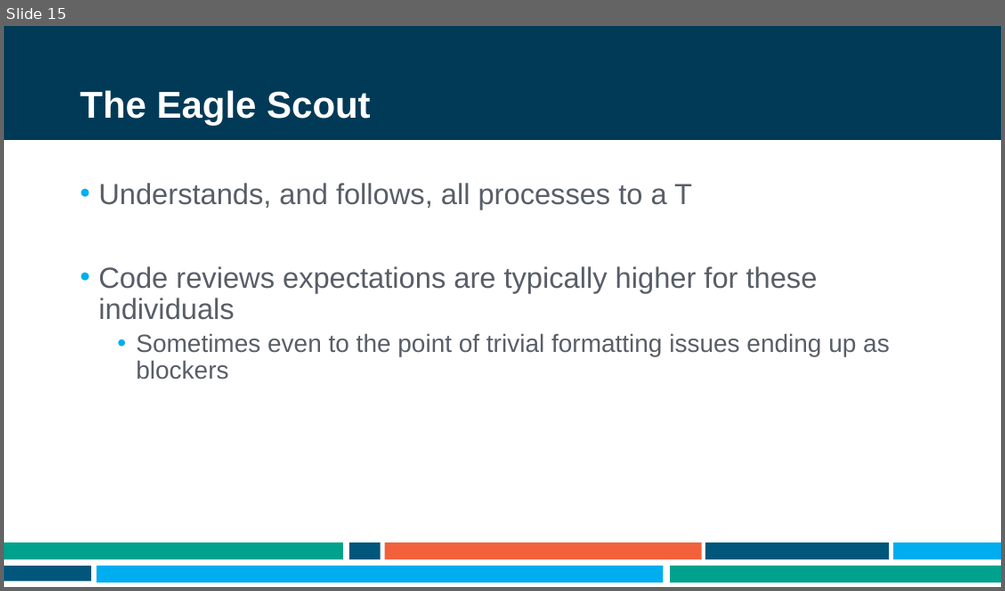
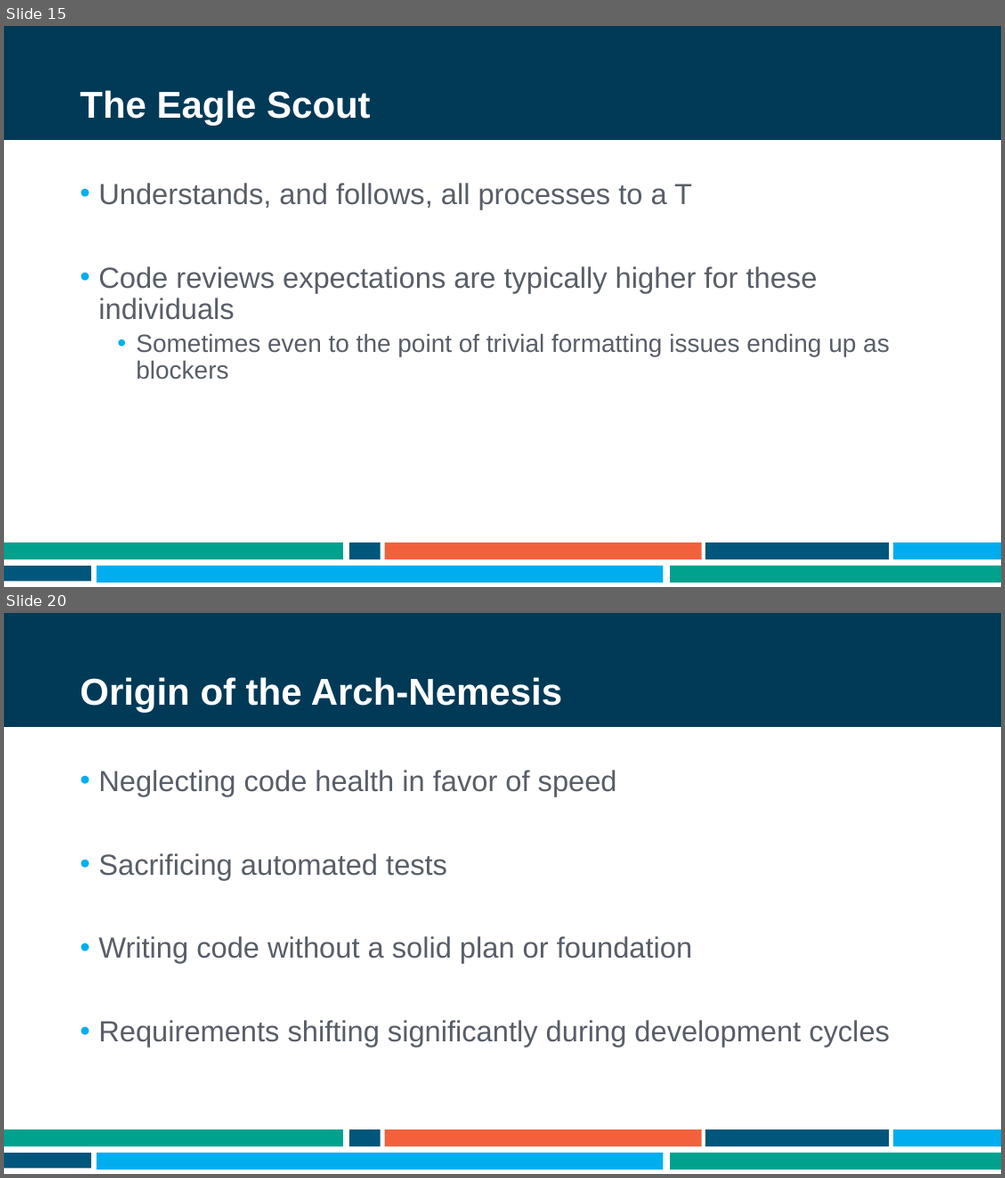
Before and after one commit to ademing/nebraska-code-2021, a slide deck: Presentation.pptx. Shown one above the other, each under a label of ours: slide 15 before the commit, slides 15 and 20 after it; the slides between them are not shown. The pictures are 1005x591 and 1005x1178 pixels, drawn with LibreOffice and Linux fonts; fonts in the diff are those of the drawing; background and template pictures are left out. Boxes give left, top, right and bottom in pixels: in the first picture for what was removed or moved away, otherwise in the second. Text is boxed around its words. In the diff, an @@ line names an element or a change of style, - is before the commit and + after.

```diff
--- a/Presentation.pptx
+++ b/Presentation.pptx
@@ slide 20 added at box(4, 613, 1001, 1174), background #FFFFFF; not listed: 9 template elements that a slide beside it also shows @@
@@ title added at box(80, 677, 562, 713), 36 pt, text #FFFFFF, bold @@
+Origin of the Arch-Nemesis
@@ text added at box(98, 770, 890, 1046), 28 pt, text #585E68 @@
+• Neglecting code health in favor of speed
+• Sacrificing automated tests
+• Writing code without a solid plan or foundation
+• Requirements shifting significantly during development cycles
```
Also in this commit, not shown: 1 slide changed, 3 other slides added.
